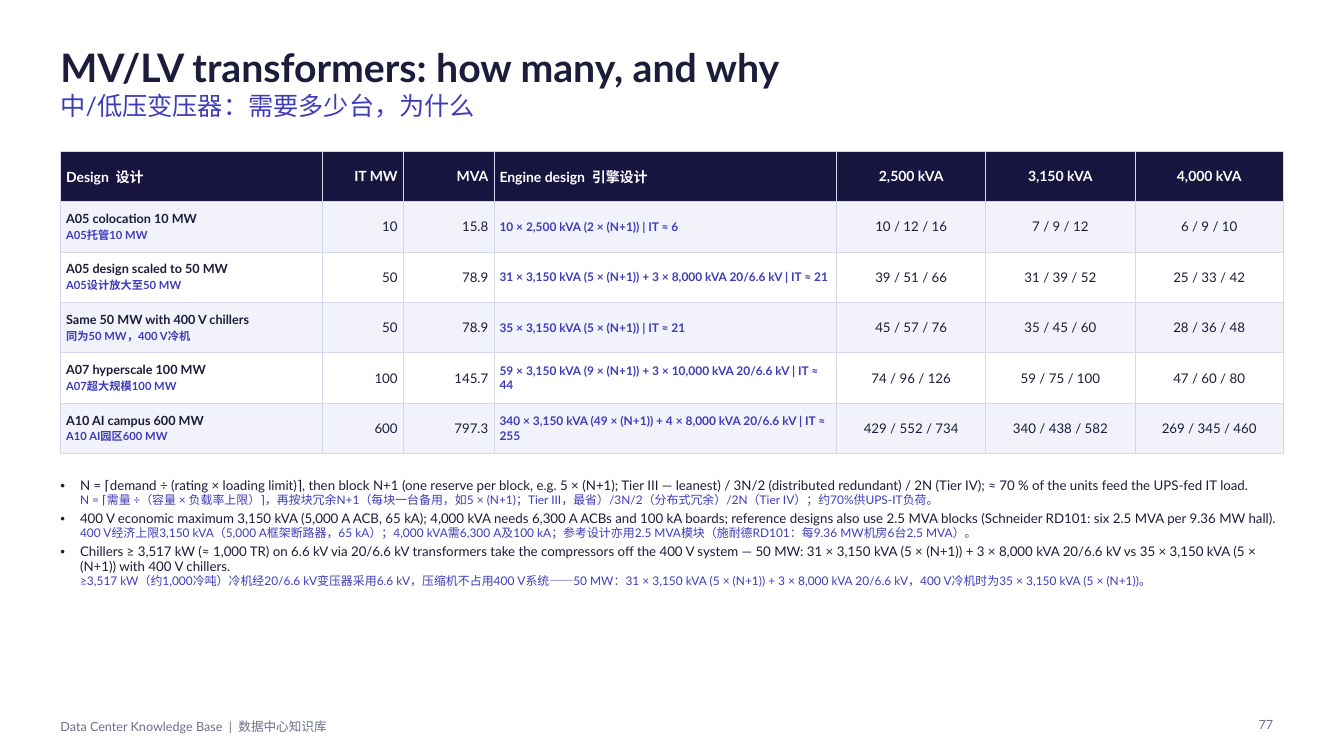
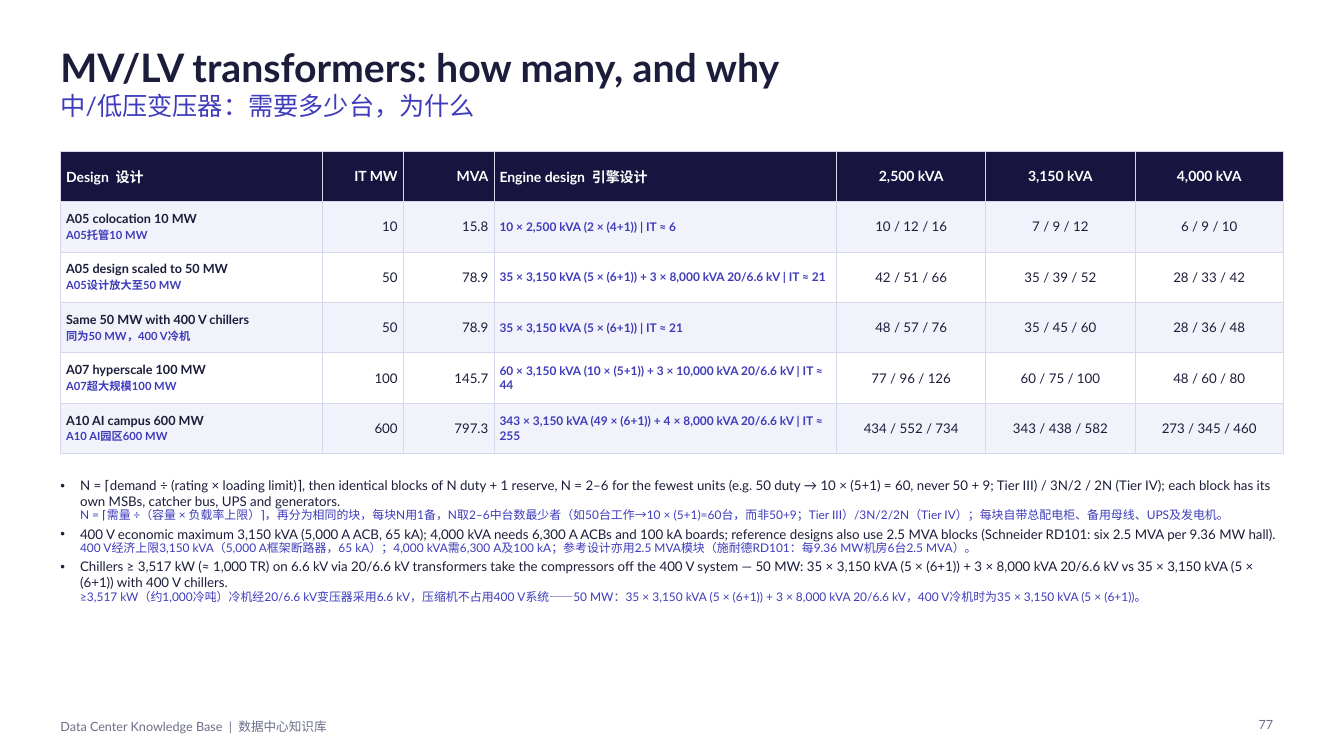
Before and after one commit to Alexandervsq/Data-Center-Project-Assessment, a slide deck: slide 77 of downloads/Data Center Knowledge Base (EN-ZH).pptx. Drawn at 1344x756 pixels with LibreOffice and Linux fonts; fonts in the diff are those of the drawing. Boxes give left, top, right and bottom in pixels: in the first picture for what was removed or moved away, otherwise in the second. Text is boxed around its words. In the diff, an @@ line names an element or a change of style, - is before the commit and + after.

```diff
--- a/downloads/Data Center Knowledge Base (EN-ZH).pptx
+++ b/downloads/Data Center Knowledge Base (EN-ZH).pptx
@@ table at [60, 151, 1284, 445] @@
-row 2, column 4: 10 × 2,500 kVA (2 × (N+1)) | IT ≈ 6
+row 2, column 4: 10 × 2,500 kVA (2 × (4+1)) | IT ≈ 6
-row 3: A05 design scaled to 50 MW / A05设计放大至50 MW | 50 | 78.9 | 31 × 3,150 kVA (5 × (N+1)) + 3 × 8,000 kVA 20/6.6 kV | IT ≈ 21 | 39 / 51 / 66 | 31 / 39 / 52 | 25 / 33 / 42
+row 3: A05 design scaled to 50 MW / A05设计放大至50 MW | 50 | 78.9 | 35 × 3,150 kVA (5 × (6+1)) + 3 × 8,000 kVA 20/6.6 kV | IT ≈ 21 | 42 / 51 / 66 | 35 / 39 / 52 | 28 / 33 / 42
-row 4, column 4: 35 × 3,150 kVA (5 × (N+1)) | IT ≈ 21
+row 4, column 4: 35 × 3,150 kVA (5 × (6+1)) | IT ≈ 21
-row 4, column 5: 45 / 57 / 76
+row 4, column 5: 48 / 57 / 76
-row 5: A07 hyperscale 100 MW / A07超大规模100 MW | 100 | 145.7 | 59 × 3,150 kVA (9 × (N+1)) + 3 × 10,000 kVA 20/6.6 kV | IT ≈ 44 | 74 / 96 / 126 | 59 / 75 / 100 | 47 / 60 / 80
+row 5: A07 hyperscale 100 MW / A07超大规模100 MW | 100 | 145.7 | 60 × 3,150 kVA (10 × (5+1)) + 3 × 10,000 kVA 20/6.6 kV | IT ≈ 44 | 77 / 96 / 126 | 60 / 75 / 100 | 48 / 60 / 80
-row 6: A10 AI campus 600 MW / A10 AI园区600 MW | 600 | 797.3 | 340 × 3,150 kVA (49 × (N+1)) + 4 × 8,000 kVA 20/6.6 kV | IT ≈ 255 | 429 / 552 / 734 | 340 / 438 / 582 | 269 / 345 / 460
+row 6: A10 AI campus 600 MW / A10 AI园区600 MW | 600 | 797.3 | 343 × 3,150 kVA (49 × (6+1)) + 4 × 8,000 kVA 20/6.6 kV | IT ≈ 255 | 434 / 552 / 734 | 343 / 438 / 582 | 273 / 345 / 460
@@ text at [80, 480, 1271, 523]: text changed @@
-• N = ⌈demand ÷ (rating × loading limit)⌉, then block N+1 (one reserve per block, e.g. 5 × (N+1); Tier III — leanest) / 3N/2 (distributed redundant) / 2N (Tier IV); ≈ 70 % of the units feed the UPS-fed IT load.
-  N = ⌈需量 ÷（容量 × 负载率上限）⌉，再按块冗余N+1（每块一台备用，如5 × (N+1)；Tier III，最省）/3N/2（分布式冗余）/2N（Tier IV）；约70%供UPS-IT负荷。
+• N = ⌈demand ÷ (rating × loading limit)⌉, then identical blocks of N duty + 1 reserve, N = 2–6 for the fewest units (e.g. 50 duty → 10 × (5+1) = 60, never 50 + 9; Tier III) / 3N/2 / 2N (Tier IV); each block has its own MSBs, catcher bus, UPS and generators.
+  N = ⌈需量 ÷（容量 × 负载率上限）⌉，再分为相同的块，每块N用1备，N取2–6中台数最少者（如50台工作→10 × (5+1)=60台，而非50+9；Tier III）/3N/2/2N（Tier IV）；每块自带总配电柜、备用母线、UPS及发电机。
@@ text at [80, 561, 1242, 603]: text changed @@
-• Chillers ≥ 3,517 kW (≈ 1,000 TR) on 6.6 kV via 20/6.6 kV transformers take the compressors off the 400 V system — 50 MW: 31 × 3,150 kVA (5 × (N+1)) + 3 × 8,000 kVA 20/6.6 kV vs 35 × 3,150 kVA (5 × (N+1)) with 400 V chillers.
-  ≥3,517 kW（约1,000冷吨）冷机经20/6.6 kV变压器采用6.6 kV，压缩机不占用400 V系统——50 MW：31 × 3,150 kVA (5 × (N+1)) + 3 × 8,000 kVA 20/6.6 kV，400 V冷机时为35 × 3,150 kVA (5 × (N+1))。
+• Chillers ≥ 3,517 kW (≈ 1,000 TR) on 6.6 kV via 20/6.6 kV transformers take the compressors off the 400 V system — 50 MW: 35 × 3,150 kVA (5 × (6+1)) + 3 × 8,000 kVA 20/6.6 kV vs 35 × 3,150 kVA (5 × (6+1)) with 400 V chillers.
+  ≥3,517 kW（约1,000冷吨）冷机经20/6.6 kV变压器采用6.6 kV，压缩机不占用400 V系统——50 MW：35 × 3,150 kVA (5 × (6+1)) + 3 × 8,000 kVA 20/6.6 kV，400 V冷机时为35 × 3,150 kVA (5 × (6+1))。
```
Also in this commit, not shown: 11 other slides changed, 4 slides added, 14 other files.
